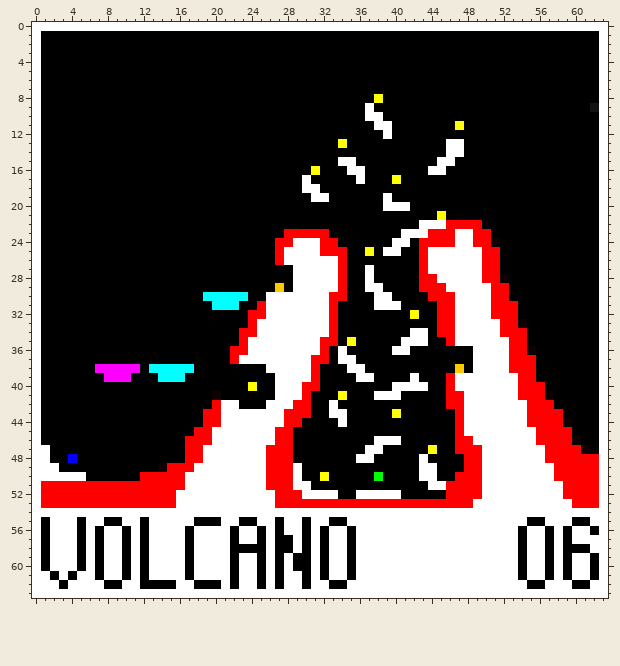
A pixel-art sprite gets an edit: et-game/src/main/resources/level/easy/volcano.png. Above is the file before it was changed.
The file is 64x64 pixels. Colours within 5 levels of each other are drawn and written as one.
And afterwards:
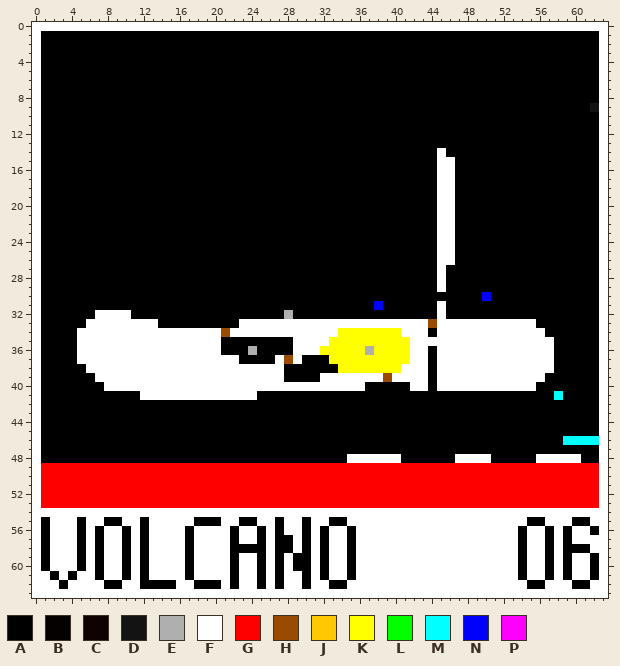
Palette (. is transparent): A #000000  B #060101  C #0f0202  D #131313  E #afafaf  F #ffffff  G #ff0000  H #9b4b00  J #ffc800  K #ffff00  L #00ff00  M #00ffff  N #0000ff  P #ff00ff
The exact change:
y 8: x 38 K -> A
y 9: x 37 F -> A
y 10: x 37..38 FF -> AA
y 11: x 38..39 FF -> AA; x 47 K -> A
y 12: x 39 F -> A
y 13: x 34 K -> A; x 46..47 FF -> AA
y 14: x 45..47 AFF -> FAA
y 15: x 34..35 FF -> AA
y 16: x 31 K -> A; x 35..36 FF -> AA; x 44 F -> A; x 46 A -> F
y 17: x 30 F -> A; x 36 F -> A; x 40 K -> A; x 45..46 AA -> FF
y 18: x 30..31 FF -> AA; x 45..46 AA -> FF
y 19: x 31..32 FF -> AA; x 39 F -> A; x 45..46 AA -> FF
y 20: x 39..41 FFF -> AAA; x 45..46 AA -> FF
y 21: x 45..47 KAB -> FFA
y 22: x 43..44 FF -> AA; x 46..49 GGGG -> FAAA
y 23: x 28..32 GGGGG -> AAAAA; x 41..50 FFFGGGFFGG -> AAAAFFAAAA
y 24: x 27..33 GGFFFGG -> AAAAAAA; x 40..41 FF -> AA; x 43..51 GGGGFFGGC -> AAFFAAAAA
y 25: x 27..34 GFFFFGGG -> AAAAAAAA; x 37 K -> A; x 39..40 FF -> AA; x 43..44 GF -> AA; x 47..51 FFFGG -> AAAAA
y 26: x 27..34 GFFFFFFG -> AAAAAAAA; x 43..44 GF -> AA; x 47..51 FFFGG -> AAAAA
y 27: x 29..34 FFFFFG -> AAAAAA; x 37 F -> A; x 43..44 GF -> AA; x 46..51 FFFFGG -> AAAAAA
y 28: x 29..34 FFFFFG -> AAAAAA; x 37 F -> A; x 43..44 GG -> AA; x 46..52 FFFFGGC -> AAAAAAA
y 29: x 27 J -> A; x 29..34 FFFFFG -> AAAAAA; x 37..38 FF -> AA; x 43..52 GGGFFFFFGG -> AAFAAAAAAA
y 30: x 19..23 MMMMM -> AAAAA; x 26..34 FFFFFFFGG -> AAAAAAAAA; x 38..39 FF -> AA; x 44..52 GGGFFFFGG -> AAAAAANAA
y 31: x 20..22 MMM -> AAA; x 25..33 GFFFFFFFG -> AAAAAAAAA; x 38..40 FFF -> NAA; x 45..53 GGFFFFGGG -> FAAAAAAAA
y 32: x 7..10 AAAA -> FFFF; x 24..33 GGFFFFFFFG -> AAAAEAAAAA; x 42 K -> A; x 45..53 GGFFFFGGG -> FAAAAAAAA
y 33: x 6..13 AAAAAAAA -> FFFFFFFF; x 23..24 AG -> FF; x 33..46 GAAAAAAAAAAAGG -> FFFFFFFFFFFHFF; x 52..55 GGCA -> FFFF
y 34: x 5..24 AAAAAAAAAAAAAAAAAAGG -> FFFFFFFFFFFFFFFFHFFF; x 33..41 GAAAAAAAA -> FKKKKKKKF; x 45..46 GG -> FF; x 52..56 GGGAA -> FFFFF
y 35: x 5..20 AAAAAAAAAAAAAAAA -> FFFFFFFFFFFFFFFF; x 23..28 GFFFFF -> AAAAAA; x 32..34 GGA -> FKK; x 36..41 AAAAAF -> KKKKKK; x 44..46 AAG -> FFF; x 53..57 GGAAA -> FFFFF
y 36: x 5..20 AAAAAAAAAAAAAAAA -> FFFFFFFFFFFFFFFF; x 22..28 GGFFFFF -> AAEAAAA; x 32..43 GAFAAAAAFFAA -> KKKKKEKKKKFF; x 45..48 AAAA -> FFFF; x 53..57 GGCAA -> FFFFF
y 37: x 5..26 AAAAAAAAAAAAAAAAAGFFFF -> FFFFFFFFFFFFFFFFFFAAAA; x 28 F -> H; x 30..43 FGGAFFAAAAAAAA -> AAAKKKKKKKKKFF; x 45..48 AAAA -> FFFF; x 53..57 GGGAA -> FFFFF
y 38: x 6..25 APPPPPAMMMMMAAAAAAAA -> FFFFFFFFFFFFFFFFFFFF; x 28..31 FFFG -> AAAA; x 34..43 AFFAAAAAAA -> KKKKKKKFFF; x 45..48 AAJA -> FFFF; x 53..57 GGGAA -> FFFFF
y 39: x 7..26 APPPAAAMMMAAAAAAAAAA -> FFFFFFFFFFFFFFFFFFFF; x 28..35 FFFGAAAA -> AAAAFFFF; x 38..41 AAAA -> FHFF; x 43 A -> F; x 45..46 AG -> FF; x 54..56 GGA -> FFF
y 40: x 8..26 AAAAAAAAAAAAAAAAKAA -> FFFFFFFFFFFFFFFFFFF; x 30..36 GGAAAAA -> FFFFFFF; x 40..41 FF -> AA; x 45..46 AG -> FF; x 54..56 GGG -> FFA
y 41: x 12..24 AAAAAAAACAAAA -> FFFFFFFFFFFFF; x 27..30 FFFG -> AAAA; x 34 K -> A; x 38..40 FFF -> AAA; x 46..58 GGFFFFFFGGGCA -> AAAAAAAAAAAAM
y 42: x 20..22 GFF -> AAA; x 26..30 FFFGG -> AAAAA; x 33 F -> A; x 46..57 GGFFFFFFFGGG -> AAAAAAAAAAAA
y 43: x 19..30 GGFFFFFFFGGG -> AAAAAAAAAAAA; x 33..34 FF -> AA; x 40 K -> A; x 47..58 GFFFFFFFGGGG -> AAAAAAAAAAAA
y 44: x 19..29 GGFFFFFFFGG -> AAAAAAAAAAA; x 34 F -> A; x 47..59 GFFFFFFFGGGGC -> AAAAAAAAAAAAA
y 45: x 18..28 GGFFFFFFFGG -> AAAAAAAAAAA; x 47..59 GFFFFFFFFGGGG -> AAAAAAAAAAAAA
y 46: x 17..28 GGGFFFFFFFGG -> AAAAAAAAAAAA; x 38..40 FFF -> AAA; x 47..62 GGFFFFFFFGGGGCAA -> AAAAAAAAAAAAMMMM
y 47: x 1 F -> A; x 17..28 GGFFFFFFFGGG -> AAAAAAAAAAAA; x 37..38 FF -> AA; x 44 K -> A; x 47..62 GGGFFFFFFFGGGGCB -> AAAAAAAAAAAAAAAA
y 48: x 1 F -> A; x 4 N -> A; x 17..28 GGFFFFFFFGGG -> AAAAAAAAAAAA; x 35 A -> F; x 38..40 AAA -> FFF; x 43 F -> A; x 47..49 AGG -> FFF; x 51..55 FFFFF -> AAAAA; x 57..62 GGGGGG -> FFFFAA
y 49: x 1..14 FFAAAAAAAAAAAC -> GGGGGGGGGGGGGG; x 18..25 FFFFFFFF -> GGGGGGGG; x 29..47 FAAAAAAAAAAAAAFFAAA -> GGGGGGGGGGGGGGGGGGG; x 50..57 FFFFFFFF -> GGGGGGGG
y 50: x 1..11 FFFFFAAAAAA -> GGGGGGGGGGG; x 17..25 FFFFFFFFF -> GGGGGGGGG; x 29..46 FAAKAAAAALAAAAFFAA -> GGGGGGGGGGGGGGGGGG; x 50..57 FFFFFFFF -> GGGGGGGG
y 51: x 17..25 FFFFFFFFF -> GGGGGGGGG; x 29..45 FFAAAAAAAAAAAAAFF -> GGGGGGGGGGGGGGGGG; x 50..58 FFFFFFFFF -> GGGGGGGGG
y 52: x 16..26 FFFFFFFFFFF -> GGGGGGGGGGG; x 30..45 FFFFAAFFFFFAAAAA -> GGGGGGGGGGGGGGGG; x 50..58 FFFFFFFFF -> GGGGGGGGG
y 53: x 16..26 FFFFFFFFFFF -> GGGGGGGGGGG; x 49..59 FFFFFFFFFFF -> GGGGGGGGGGG
Pixel boxes of the changes (left, top, right, bottom) in both pictures:
changed: (41, 94, 599, 508)
